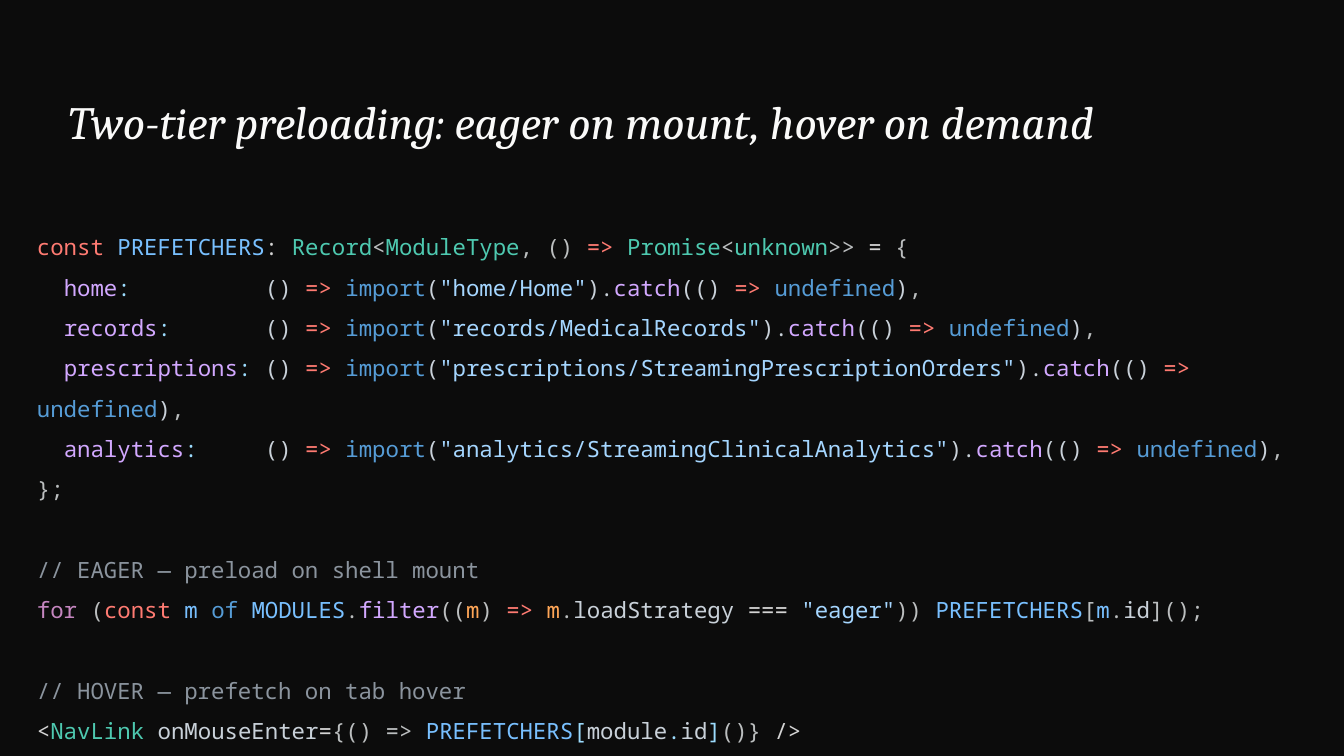
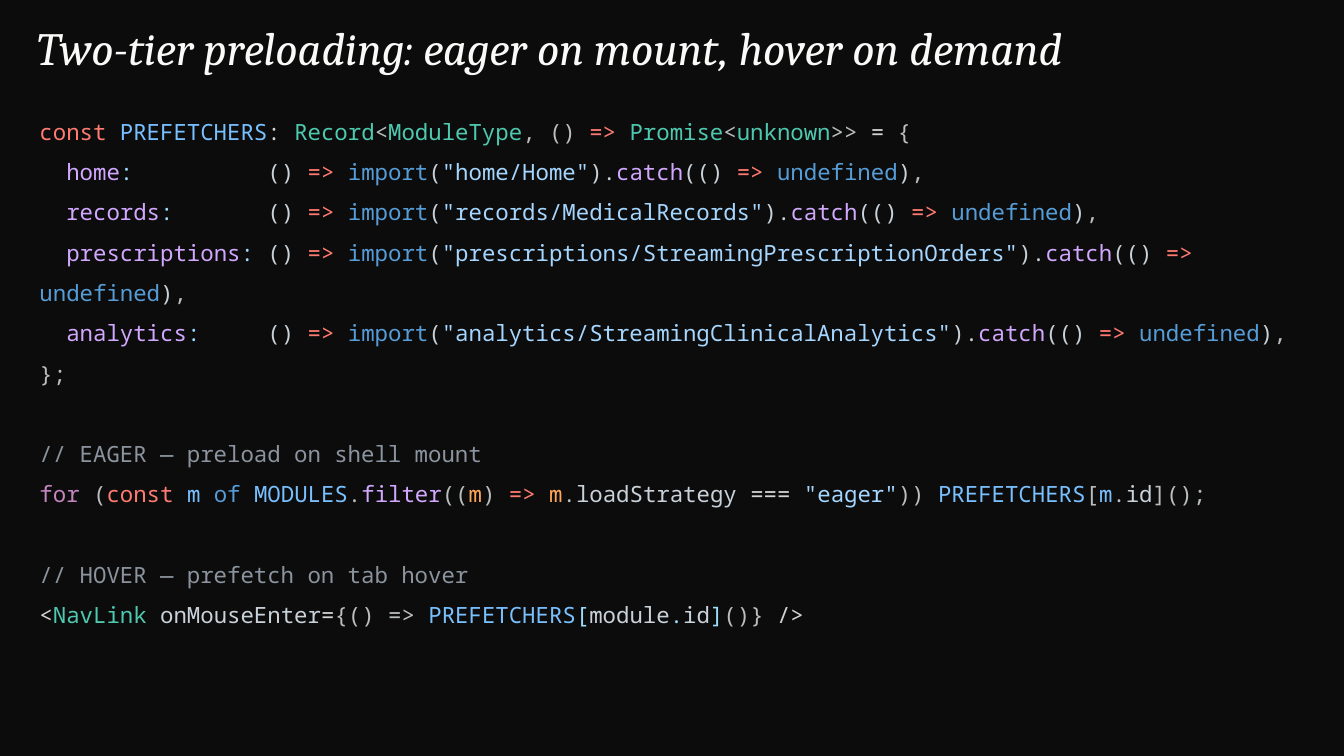
Before and after one commit to devlinduldulao/module-federation-demo, a slide deck: slide 41 of presentation/module-federation.pptx (slide 40 before the commit). Drawn at 1344x756 pixels with LibreOffice and Linux fonts; fonts in the diff are those of the drawing. Boxes give left, top, right and bottom in pixels: in the first picture for what was removed or moved away, otherwise in the second. Text is boxed around its words. In the diff, an @@ line names an element or a change of style, - is before the commit and + after.

```diff
--- a/presentation/module-federation.pptx
+++ b/presentation/module-federation.pptx
@@ text "Two-tier preloading: eager on mount, ...": place and size @@
-text "Two-tier preloading: eager on mount, ..." at [68, 107, 1094, 149]
+text "Two-tier preloading: eager on mount, ..." at [37, 33, 1062, 75]
@@ text "const PREFETCHERS: Record<ModuleType, () => ...": place and size @@
-text "const PREFETCHERS: Record<ModuleType, () => ..." at [37, 238, 1285, 704]
+text "const PREFETCHERS: Record<ModuleType, () => ..." at [39, 123, 1287, 588]
```
Also in this commit, not shown: 19 other slides changed, 1 slide added, 2 slides removed, 27 other files.
